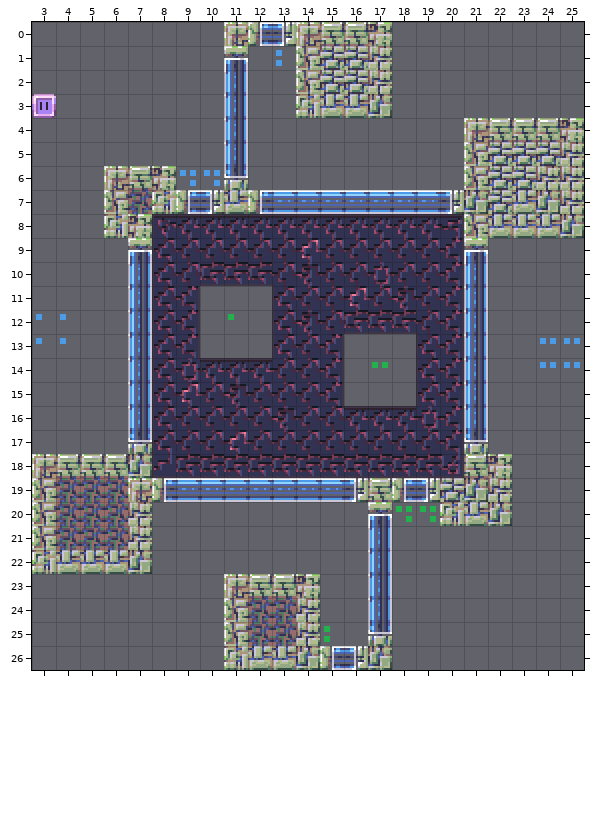
Two states of a Tiled map (JSON), games/Phaser-Snake-Game/public/assets/Tiled/testingFuturistic.json. The picture above is the old version.
Cells are 12x12 px. Shown: x 3..25, y 0..26.
And afterwards:
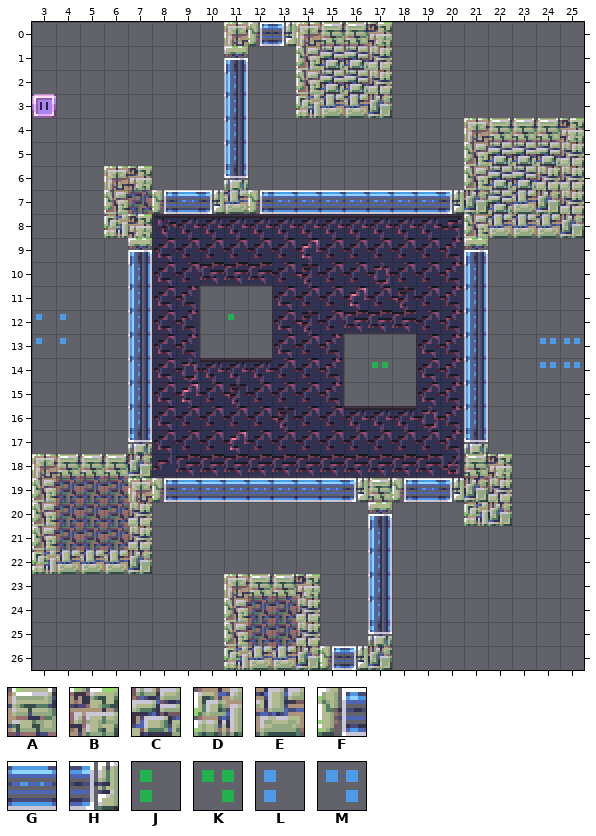
Key: from "tileSheetx12": A 141, B 142, C 173, D 204, E 205, F 236, G 237, H 238, J 257, K 259, L 289, M 291.
_ is an empty cell.
The commit says: Portal Wall Concept
The exact change:
Layer "Wall":
Tile A becomes tile B in row 6 at x 7.
Tile E becomes tile D in row 20 at x 21.
Tile D becomes tile F in row 7 at x 8.
Tile F becomes tile G in row 7 at x 9.
Tile H becomes tile G in row 19 at x 19.
Tile C becomes tile H in row 19 at x 20.
The edit erases tile B in row 6 at x 8.
The edit erases tile D in row 20 at x 20.
The edit erases tile J in row 25 at x 15.
The edit erases tile K in row 20 at x 18 to 19.
The edit erases tile L in row 1 at x 13.
The edit erases tile M in row 6 at x 9 to 10.
Pixel boxes of the changes (left, top, right, bottom) in both pictures:
removed: (276, 50, 282, 66)
changed: (128, 166, 220, 214)
changed: (396, 478, 488, 526)
removed: (324, 626, 330, 642)
